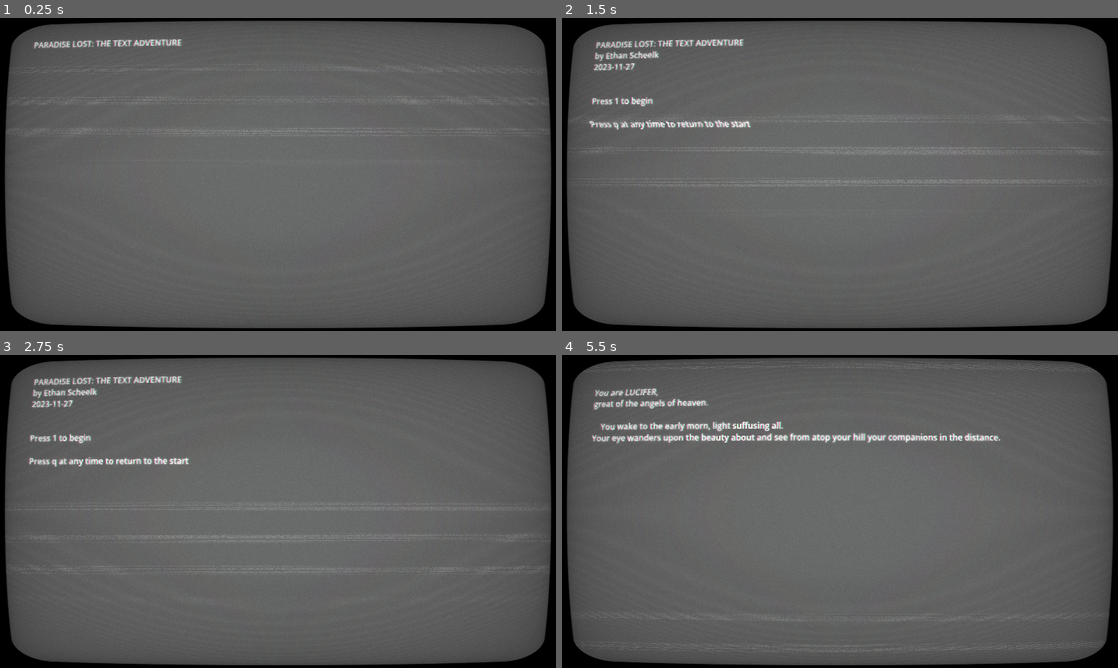
Above: before the commit, frames 1-4 (two rows, left to right).
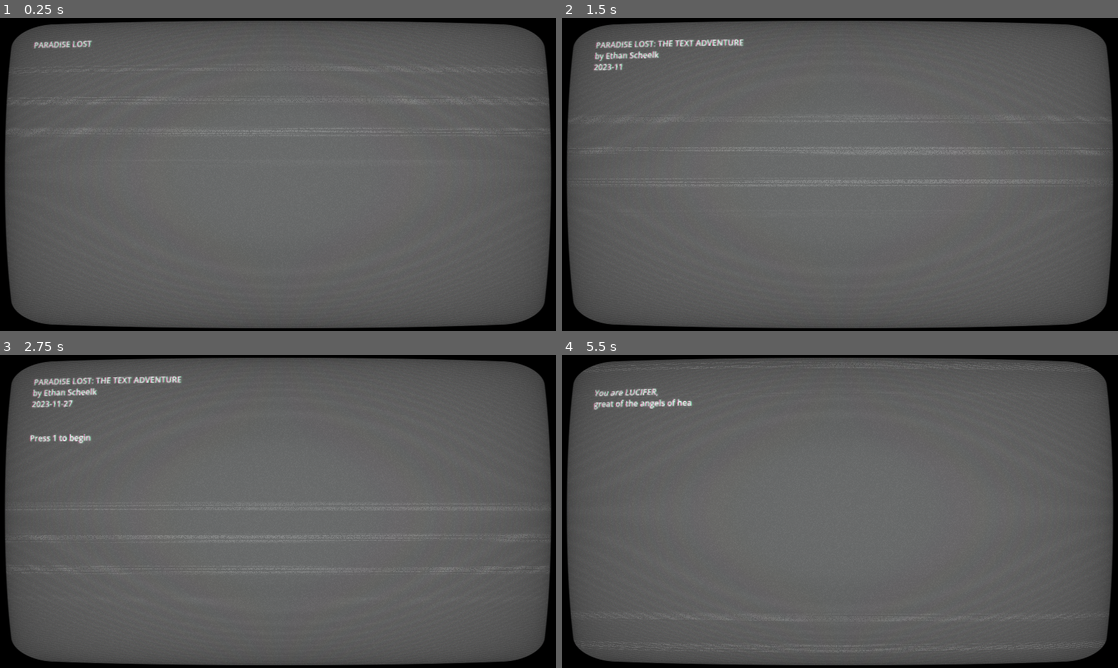
Above: after the commit, the same moments.

Repository: etscheelk/ParadiseLostTheAdventure
Game: Godot game, scene res://Main.tscn
The game is run twice, just before and just after one commit, with the same random seed, the same clock (stepped at 60 frames per second) and the same inputs.
Inputs:
- Up to frame 1 (0.25 s): no input
- Up to frame 2 (1.5 s): hold 1 (1) 0.53-1.28 s; tap 2 (2) at 0.8, 1.35 s
- Up to frame 3 (2.75 s): tap 3 (3) at 1.55 s; hold 3 (3) from 2.03 s (still down); tap 4 (4) at 2.3 s
- Up to frame 4 (5.5 s): release 3 (3) at 2.78 s; tap 4 (4) at 2.85 s; tap 6 (6) at 3.05 s; hold 6 (6) 3.53-4.28 s; tap 1 (1) at 3.8, 4.35 s; tap 2 (2) at 4.55 s; hold 2 (2) from 5.03 s (still down); tap 3 (3) at 5.3 s

The runs differ from the first frame. In frame 1, 0.3% of the frame differs, in the area x 16-33%, y 6-10%; in frame 2, 0.7%; in frame 3, 0.5%; in frame 4, 1.8%, in the area x 5-79%, y 14-29%.

Commit message:
90% done

Diff:
--- a/Main.tscn
+++ b/Main.tscn
@@ -1,8 +1,9 @@
-[gd_scene load_steps=6 format=3 uid="uid://dxq7jywlm3phu"]
+[gd_scene load_steps=7 format=3 uid="uid://dxq7jywlm3phu"]
 
 [ext_resource type="Script" path="res://TextTest.gd" id="1_1fby8"]
 [ext_resource type="Script" path="res://Scripts/Main.gd" id="1_sbxjx"]
 [ext_resource type="Theme" uid="uid://rqusr33gr1ku" path="res://Main.tres" id="1_va1gg"]
+[ext_resource type="SystemFont" uid="uid://d2mu6mcy4fi1u" path="res://couriernew.tres" id="4_34blo"]
 [ext_resource type="Material" uid="uid://be41o36vlwy46" path="res://ShaderMaterial.tres" id="4_kyed0"]
 
 [sub_resource type="ViewportTexture" id="ViewportTexture_cc37w"]
@@ -43,11 +44,12 @@
 layout_mode = 2
 size_flags_vertical = 3
 theme = ExtResource("1_va1gg")
+theme_override_fonts/normal_font = ExtResource("4_34blo")
 text = "Hello There!"
 scroll_active = false
 scroll_following = true
 script = ExtResource("1_1fby8")
 w = ""
 charNF = 0
-spaceNF = 0
+spaceNF = 2
 newLineNF = 10
--- a/Scripts/Main.gd
+++ b/Scripts/Main.gd
@@ -340,8 +340,16 @@
 	await writeNormal(
 		"
 	This... transformation... disgusts you. Warmth leaves you to be replaced by despair. You try to seek out your companions, wherever they have gone. You eventually find them on the north side of the gorge-now-temple, the opposite side from which you started. You glide down to them slowly.
-	You say to them, 'This transfiguration of the landscape is horrible and disgusting. And now the Almighty displaces the status of His sons? The Son our new leader, God a second, where faith previously directed only at the higher more physical.
-
+	You say to them, 'This transfiguration of the landscape is horrible and disgusting. And now the Almighty displaces the status of His sons? The Son our new leader, God a second, where faith previously directed only at the higher.
+		")
+
+	await cont1(
+		"
+1. Continue
+		"
+	)
+
+	await writeNormal("
 	MOLOCH says, 'God takes physical form to watch us more closely now.'
 
 	BEEZLEBUB says, 'I thought maybe a material God would bring us closer, but I cannot think as much. No.'
@@ -351,31 +359,226 @@
 	'Is this not blasphemy to question our Lord? Almighty I mean by Lord, then his Son,' says BEEZLEBUB.
 
 What do you do?
-	1. We will appeal to God together
-	2. I will appeal to God alone
+	1. I will appeal to God alone
+	2. We shall not appeal to him--it is better that way ## INCOMPLETE
 		"
 	)
 	opt = await getopt([1,2])
 
 	if opt == 1:
-		await controntTogether()
+		await confrontAlone()
 	if opt == 2:
-		await confrontAlone()
-
-
-func confrontAlone() -> void:
+		await noConfront()
+		pass
+
+
+func confrontAlone() -> void: ## INCOMPLETE
 	var angeredGod : int = 0
 
+	await writeNormal(
+		"
+	You decide you shall confront God and appeal to Him alone in His new temple. You walk deliberately to the great eastern steps, yet you pause at the bottom. The sun hides herself from this sight to be now, in her great descent now.
+	You take the first step, step, and step. One hundred in total, no landing nor break. Half way up the Sun now shows her dimmer side and torches alight appear flanking the stair, lighting in sequence from base to peak. No supplicants there be, all alone you are now. The orange haze of the sunset and the flames rends corners swelling in purple shade.
+		"
+	)
+
+	await cont1(
+		"
+1. Continue Stepping
+		"
+	)
+
+	await writeNormal(
+		"
+	You reach the top and the white light of the Son pierces into the night. You peer inside, what should be warmth of the Love of God is shivers and a cool light. The chamner is high and long, a vaulted ceiling with carved pillars all the way down. Flames again, yet distrustful shadows cast behind each pillar. '
+
+	The Son sits on his throne at the far end, raised several steps, conversing with the Light above him to his left. LUCIFER is seen by him far off but the Son pays no heed.
+	Plodding steps bring you closer until the Son halts you where you are,
+		'No further now, kind LUCIFER, what do you come to Us with?'
+		"
+	)
+
+	await cont1(
+		"
+1. I come with appeal and inquiry to the Lord, the Almighty I mean, and yourself, his... greater glory.
+		"
+	)
+
+	await writeNormal(
+		"
+	'I am your Lord, what do you wish?,' the Son says.
+
+What do you say?
+	1. Why build this temple? In its creation is also destruction of the greatest beauty of Heaven.
+	2. What is the purpose of this temple?
+		"
+	)
+
+	var opt = await getopt([1,2])
+	if opt == 1: # mean
+		angeredGod += 1
+		await writeNormal(
+			"
+	You plead, 'Why build this temple? In its creation is also destruction of the greatest beauty of Heaven.'
+
+	And the Son responds coolly: 'Nature is not the fittest object of thy worship. You stand before your God and this is what you ask? Not of the potential majesty?'
+			"
+		)
+	if opt == 2: # nice
+		await writeNormal(
+			"
+	You ask, 'What is the purpose of this temple?`
+
+	And the Son says thusly: 'To greater my Divine Father's eye. I am He manifest, in me find Him.
+			"
+		)
+
+	await writeNormal(
+		"
+How do you respond?
+	1. So what are we to do then, except worship our God supplanted?
+	2. Our faith towards you, now?
+		"
+	)
+
+	opt = await getopt([1,2])
+	if opt == 1: # mean
+		angeredGod += 1
+		await writeNormal(
+			"
+	You question, 'So what are we to do then, except worship our God supplanted?
+
+	'Not supplanted but doubled and I His physical, so you may grow closer. This is a gift to you. I suggest you watch your tone, LUCIFER, I have seen your future.'
+			"
+		)
+	if opt == 2: # nice
+		await writeNormal(
+			"
+	You ask, 'Our faith towards you, now?'
+
+	'Towards me, aye, but towards my Father, too. I His physcial so He may grow closer to thee,' the Son says.
+			"
+		)
+
+
+	await writeNormal(
+		"
+How do you respond?
+	1. And You he call his only Son? What of his angelic sons, myself included?
+	2. Why does He call you his only Son?
+		"
+	)
+
+	opt = await getopt([1,2])
+	angeredGod += 1
+	if opt == 1:
+		await writeNormal(
+			"
+	'And You he call his only Son? What of his angelic sons, myself included?' you ask.
+			"
+		)
+	if opt == 2:
+		await writeNormal(
+			"
+	'Why does He call you his only Son?' you ask.
+			"
+		)
+
+	await writeNormal("
+	'Ask not further, I command it. You invoke Our ire. Accept His word--I am your Lord now as well as He,' the Son commanded.
+	")
+
+	await writeNormal(
+		"
+	You feel the air heavy around you, God's scorn for the questions.
+
+	You catch your mind and begin to voice your final question, but the Son interrupts you:
+		"
+	)
+
 	if angeredGod >= 3: # RENDERED TO ASH
-		pass
-
-	else: # NARROWLY ESCAPED
-		pass
-
-func controntTogether() -> void:
+		await writeNormal(
+			"
+		'I grow tired of your questions,' the Son says with a small wave of his hand.
+			"
+		)
+
+		await cont1(
+			"
+1. Continue
+			"
+		)
+
+		await writeNormal(
+			"
+	As your last voice leaves your mouth it becomes a scream. You have angered God. From your feet up you are rendered to sickly ash. Your wings are gone like two great arms ripped them off, you fall now and crawling you leave a disgusting trail. Pain, pain for the first time. It grows beyond your comprehension. Your arm outstretched on the first step to the throne is the last to dissolve.
+			"
+		)
+
+		await cont1(
+			"
+1. Continue
+			"
+		)
+
+		await writeNormal(
+			"
+	LUCIFER's curdling screams were heard by his companions now standing at the base of the eastern stair. The final yell, with finality, blew out the torches leaving BEEZLEBUB, MOLOCH, and BELIAL in darkness. No one had heard screaming in this bountiful place before.
+	No words need be spoken by them. Mutual looks begat a mutual aim. God cannot be trusted.
+
+
+
+	PARADISE      WILL     BE      LOST
+			"
+		)
+
+	else: # NARROWLY ESCAPED ## INCOMPLETE
+		await writeNormal(
+			"
+		'I grow tired of your questions,' the Son says with a small wave of his hand, 'I am merciful.'
+
+	You are transported to the entrance of the temple, now facing east. Your legs begin moving without your say so and you begin walking down the steps, torches drowned with every other step. Your mind is a fog yet it clears as you approach the bottom. Your companions, BEEZLEBUB, MOLOCH, and BELIAL wait for you at the bottom.
+			"
+		)
+
+		await cont1(
+			"
+1. Continue
+			"
+		)
+
+		await writeNormal(
+			"
+	Your companions fawn over you, questioning what happend. To them you say thusly: 'I know not what happened near the end. Firsly I stood and questioned God and the Son and then a wave of his hand I appeared at the top of the stair and began walking down not of my own accord. To be here now with you,' you tell.
+	You continue, 'It seems the Son has truly usurped our Almighty as our master, this a place of worship, we no longer the sons of God--He His only Son now. I feel I only narrowly escaped. We have been scorned.'
+
+
+
+
+
+
+
+	PARADISE     WILL      BE      LOST
+			"
+		)
+
+
+## INCOMPLETE
+func noConfront() -> void:
+	await writeNormal(
+		"
+	You and your companions decide that you shall not confront God--what answers do you truly expect? God and His only Son has shown who he is. You decide to begin your pilgrimage again, yet with schemes and plans.
+
+
+
+
+
+
+
+	PARADISE      WILL      BE      LOST
+		"
+	)
 	pass
-
-
 
 func noattend() -> void:
 	await writeNormal("
@@ -727,6 +930,53 @@
 	LUCIFER and his allies BEEZLEBUB, MOLOCH, and BELIAL decide to aim their journey back towards the Center. As they grow closer so warms their hearts yet they remain uneasy. A light not that of the sun you see in the distance now.
 		"
 	)
+
+	await cont1(
+		"
+1. Continue
+		"
+	)
+
+	await writeNormal(
+		"
+	A cold warmth rises in your core as you approach the center, yet what was the center is no more. This insincere warmth a lie and an unmet expectation--warmth since they expect it and lie to themselves that is there, cold since it is gone.
+	Great construction now takes the place of the center, a resplendent cataract feeding a gorge now filled, destroyed, removed for now a temple or a home surrounded by four terrific towers, focusing the eye of God.
+		"
+	)
+
+	await cont1(
+		"
+1. Continue
+		"
+	)
+
+	await writeNormal(
+		"
+	ABDIEL, fervent worshipper of God, approaches on foot now, announcing thus: 'LUCIFER! God has had His fill of our love and has rewarded us! A new Lord, physical in form and a place from which to see Him and worship. He is God's Greater Glory--The Son, his only son, an embodiment of all angelic faith!'
+	Merry, ABDIEL passes by the companions without another word.
+		"
+	)
+
+	await cont1(
+		"
+1. Our fears confirmed
+		"
+	)
+
+	await writeNormal(
+		"
+	'Our God supplanted by another,' you say to your companions, 'does His form now bring us closer to God? And at what cost? A new master--a second master. Our status as God's sons betrayed. And at the cost of beauty of center?'
+	Your companions think similarly, they had been spurned by God, whom they had trusted implicitly.
+
+
+
+
+
+
+
+	PARADISE      WILL      BE      LOST
+		"
+	)
 	pass
 
 # attend, cataclysm, {rise into air, split up investigate}, stay put
--- a/TextTest.gd
+++ b/TextTest.gd
@@ -73,5 +73,5 @@
 			waitFrames -= 1
 
 # Called every frame. 'delta' is the elapsed time since the previous frame.
-func _physics_process(_delta):
+func _process(_delta):
 	_updateWriting()
Not shown, changed: export_presets.cfg
